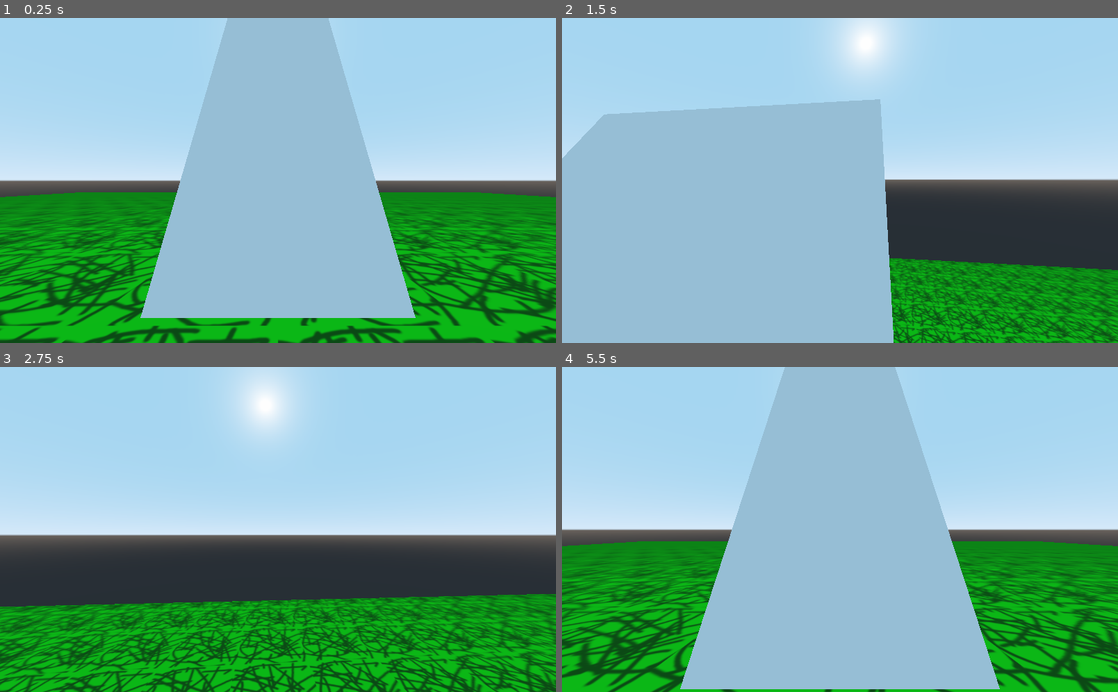
Above: before the commit, frames 1-4 (two rows, left to right).
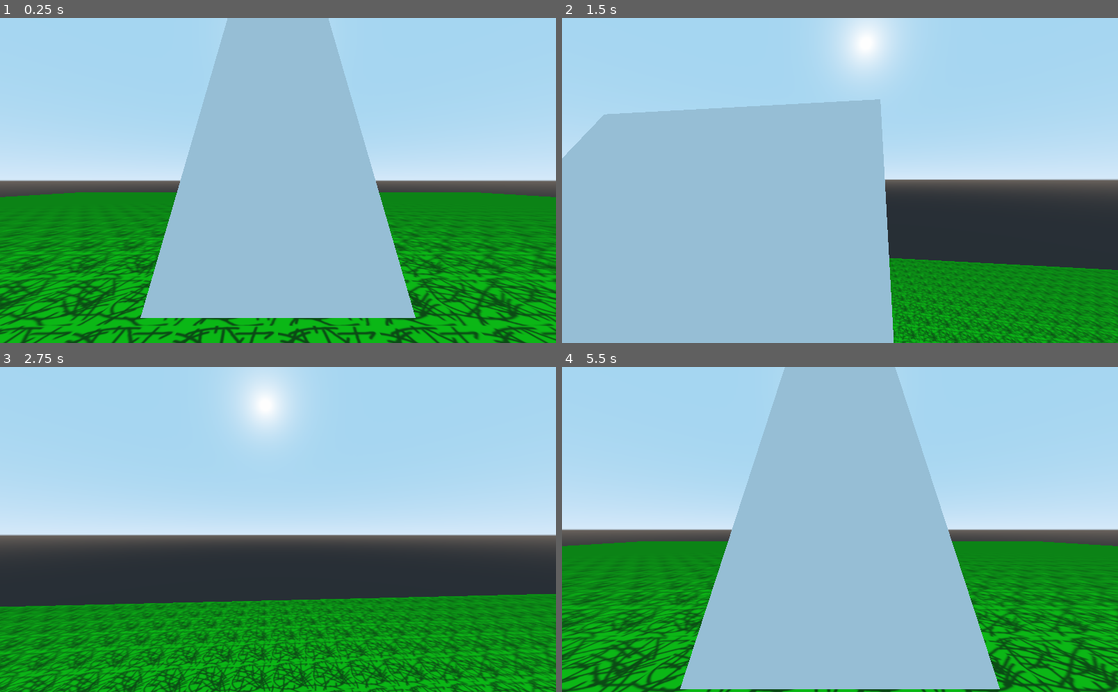
Above: after the commit, the same moments.

Repository: urlordjames/boredom
Game: Godot game, scene res://Scenes/World.tscn
Two runs of this game, one before a commit and one after it. Both use one fixed random seed, a clock stepped at 60 frames per second and the inputs below.
Inputs (mouse positions are in pixels of both pictures, inside the frame that each line leads up to):
- Up to frame 1 (0.25 s): no input
- Up to frame 2 (1.5 s): tap Enter at 0.5 s; move the mouse to (867, 180) at 0.52 s; hold Shift (movement) 0.53-1.28 s; hold W (move_forwards) from 0.53 s (still down); tap Space (jump) at 0.77 s; move the mouse to (812, 180) at 1.27 s; tap Shift (movement) at 1.35 s
- Up to frame 3 (2.75 s): keep holding W (move_forwards); tap Space (jump) at 1.52 s; move the mouse to (289, 523) at 2.02 s; hold Shift (movement) from 2.03 s (still down)
- Up to frame 4 (5.5 s): keep holding W (move_forwards); move the mouse to (834, 536) at 2.77 s; release Shift (movement) at 2.78 s; tap Shift (movement) at 2.85, 4.35 s; tap Space (jump) at 3.02, 3.5, 3.77, 4.52, 5 s; move the mouse to (878, 532) at 3.52 s; hold Shift (movement) 3.53-4.28 s; tap Enter at 4.25 s; move the mouse to (795, 526) at 4.27 s; move the mouse to (845, 529) at 5.02 s; hold Shift (movement) from 5.03 s (still down)

The runs differ from the first frame. In frame 1, 14% of the frame differs, in the area x 0-100%, y 58-100%; in frame 2, 4.6%; in frame 3, 16%, in the area x 0-100%, y 69-100%; in frame 4, 11%.

Commit message:
move particle material into it's own file

Diff:
--- /dev/null
+++ b/Assets/Materials/BasicParticle.tres
@@ -0,0 +1,4 @@
+[gd_resource type="SpatialMaterial" format=2]
+
+[resource]
+vertex_color_use_as_albedo = true
--- a/Scenes/World.tscn
+++ b/Scenes/World.tscn
@@ -3,13 +3,13 @@
 [ext_resource path="res://Scenes/Player.tscn" type="PackedScene" id=1]
 [ext_resource path="res://Assets/Textures/grass.png" type="Texture" id=2]
 [ext_resource path="res://Scenes/PathArea.tscn" type="PackedScene" id=3]
+[ext_resource path="res://Assets/Materials/BasicParticle.tres" type="Material" id=4]
 
 [sub_resource type="CubeMesh" id=1]
 size = Vector3( 50, 1, 50 )
 
 [sub_resource type="SpatialMaterial" id=2]
 albedo_texture = ExtResource( 2 )
-uv1_scale = Vector3( 0.5, 1, 0.5 )
 uv1_triplanar = true
 
 [sub_resource type="ConcavePolygonShape" id=3]
@@ -35,11 +35,8 @@
 initial_velocity = 1.0
 color_ramp = SubResource( 7 )
 
-[sub_resource type="SpatialMaterial" id=9]
-vertex_color_use_as_albedo = true
-
-[sub_resource type="SphereMesh" id=10]
-material = SubResource( 9 )
+[sub_resource type="SphereMesh" id=9]
+material = ExtResource( 4 )
 radius = 0.1
 height = 0.2
 
@@ -75,4 +72,4 @@
 lifetime = 3.0
 visibility_aabb = AABB( -3, -1, -3, 6, 6, 6 )
 process_material = SubResource( 8 )
-draw_pass_1 = SubResource( 10 )
+draw_pass_1 = SubResource( 9 )
